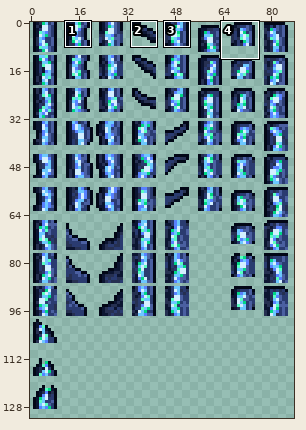
Edited in one commit: sprite sheet (Tiles/Riven/Exoskeletal_Tree.png). The first picture is a wide view before the edit; the outline marks the close-up.
Close-up. First the earlier version:
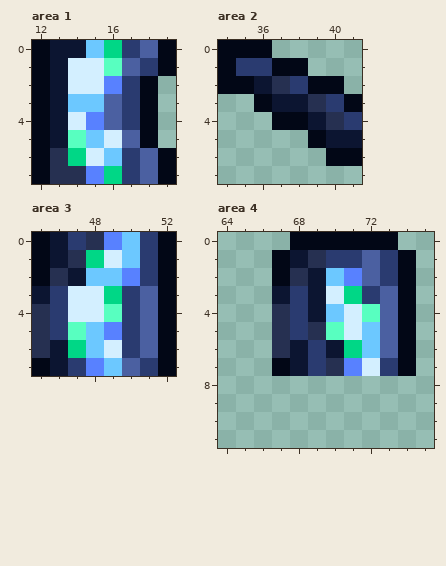
The file is 176x264 pixels, drawn in blocks of 2x2; one block is one cell here. Shown: area 1: x 12..19, y 0..7; area 2: x 34..41, y 0..7; area 3: x 45..52, y 0..7; area 4: x 64..75, y 0..11. The commit also changed other parts of the picture, which this record leaves out.
The same view after the edit:
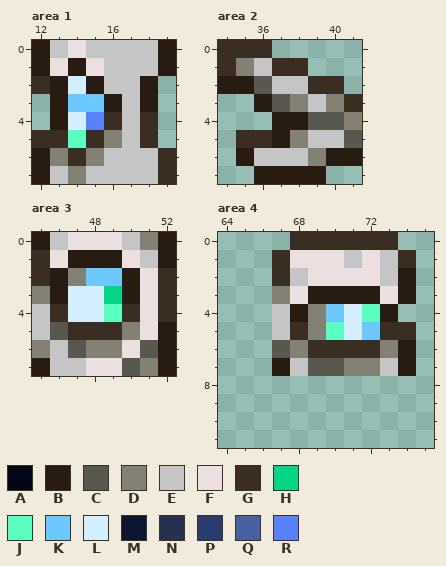
Palette (. is transparent): A #020716  B #281c12  C #59584f  D #828174  E #c5c5c5  F #ebdfdf  G #3a2d22  H #00d786  J #58ffc0  K #6cc8ff  L #d3efff  M #0c1531  N #263051  P #2a3b70  Q #4b60a1  R #5881ff
What changed:
Changed rows in their new state; - is an unchanged pixel.
Area 1:
first column x 12:
0 BEFEEEEB
1 BFBFEEEB
2 GB-BEEB-
3 .B--BEB-
4 .B--GEG-
5 GG-GDEG-
6 BDGDEEEG
7 BEDEEEEG
Area 2:
first column x 34:
0 GGG-----
1 GDEGG---
2 BBCEEGG-
3 --BCDEDG
4 ---BBCCD
5 -GGBDEEC
6 -BEEEDBB
7 --BBBB--
Area 3:
first column x 45:
0 BEFFFEDB
1 GFBBBFEB
2 GBD--BFG
3 DB---BFG
4 EG---GFG
5 ECGGGDFB
6 DECDDFCB
7 BEEFFCDB
Area 4:
first column x 67:
 0 -GGGGGG-
 1 GFFFEFEG
 2 GEFFFFEB
 3 DFBBBBFB
 4 EBD---B.
 5 EGD---GG
 6 CDGGGGDB
 7 BECCDDEB
Boxes around the changes in both close-ups, in picture pixels (x1, y1, x2, y2):
changed: (32, 40, 176, 184)
changed: (218, 40, 362, 184)
changed: (32, 232, 176, 376)
changed: (272, 232, 416, 376)
